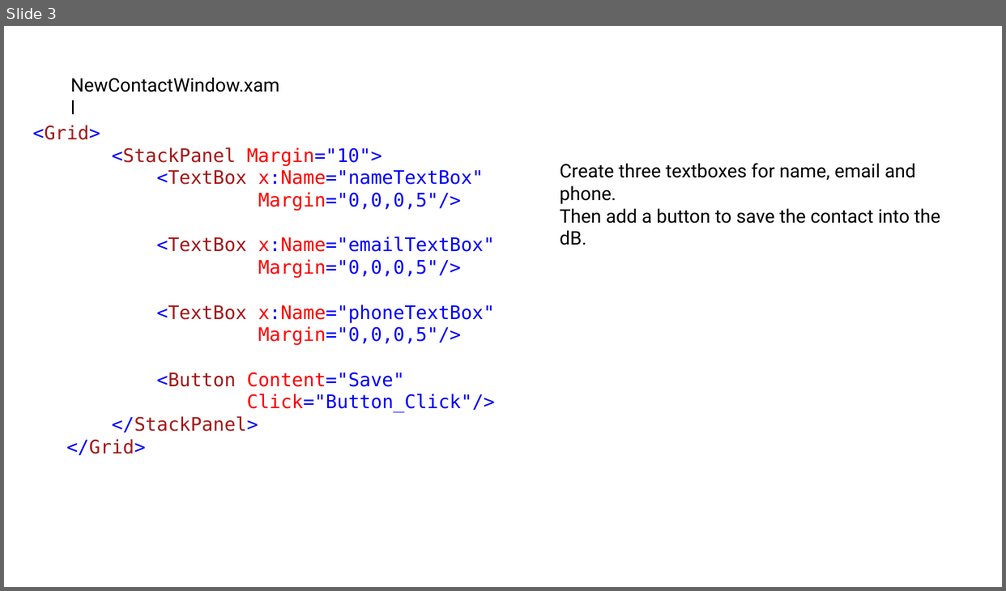
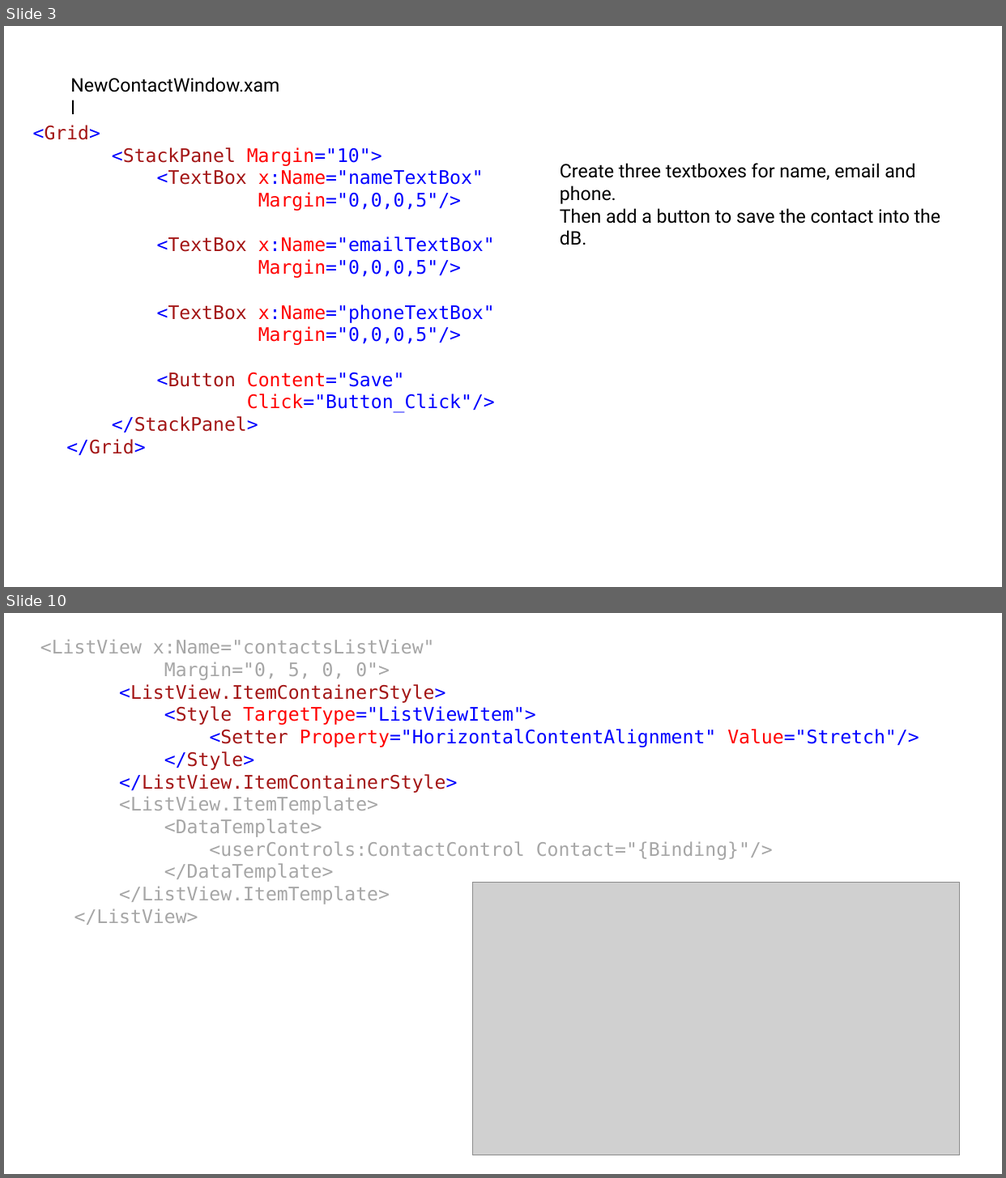
Before and after one commit to DanielZdebski/Simple-Calculator, a slide deck: Desktop Contacts App/Presentation/Desktop Contact App.pptx. Shown one above the other, each under a label of ours: slide 3 before the commit, slides 3 and 10 after it; the slides between them are not shown. The pictures are 1006x591 and 1006x1178 pixels, drawn with LibreOffice and Linux fonts; fonts in the diff are those of the drawing; grey boxes stand for pictures. Boxes give left, top, right and bottom in pixels: in the first picture for what was removed or moved away, otherwise in the second. Text is boxed around its words. In the diff, an @@ line names an element or a change of style, - is before the commit and + after.

```diff
--- a/Desktop Contacts App/Presentation/Desktop Contact App.pptx
+++ b/Desktop Contacts App/Presentation/Desktop Contact App.pptx
@@ slide 10 added at (4,613,1002,1174), background #FFFFFF @@
@@ text added at (40,639,918,925), 18 pt, text #A6A6A6 @@
+<ListView x:Name="contactsListView"
+Margin="0, 5, 0, 0">
+<ListView.ItemContainerStyle>
+<Style TargetType="ListViewItem">
+<Setter Property="HorizontalContentAlignment" Value="Stretch"/>
+</Style>
+</ListView.ItemContainerStyle>
+<ListView.ItemTemplate>
+<DataTemplate>
+<userControls:ContactControl Contact="{Binding}"/>
+</DataTemplate>
+</ListView.ItemTemplate>
+</ListView>
@@ picture added at (473,883,960,1156) @@
```
Also in this commit, not shown: 8 other slides added, 9 slides removed, 5 other files.
